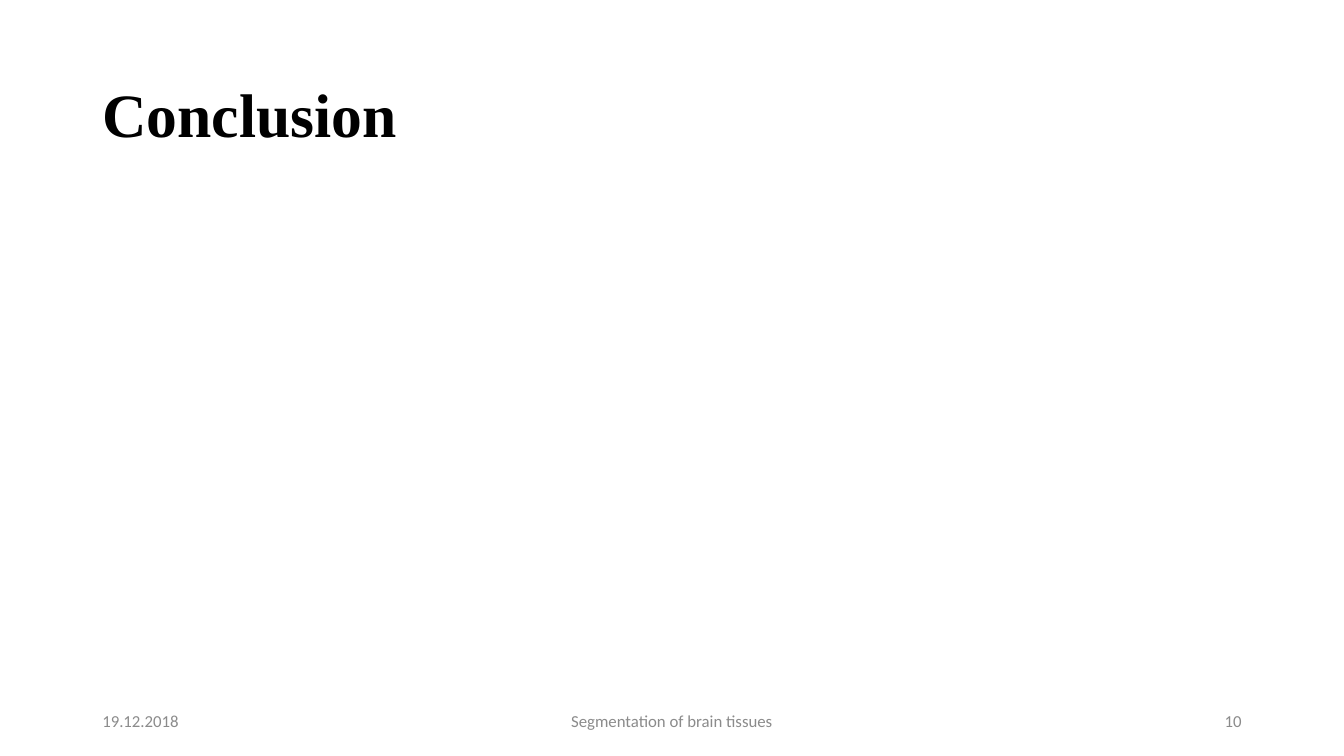
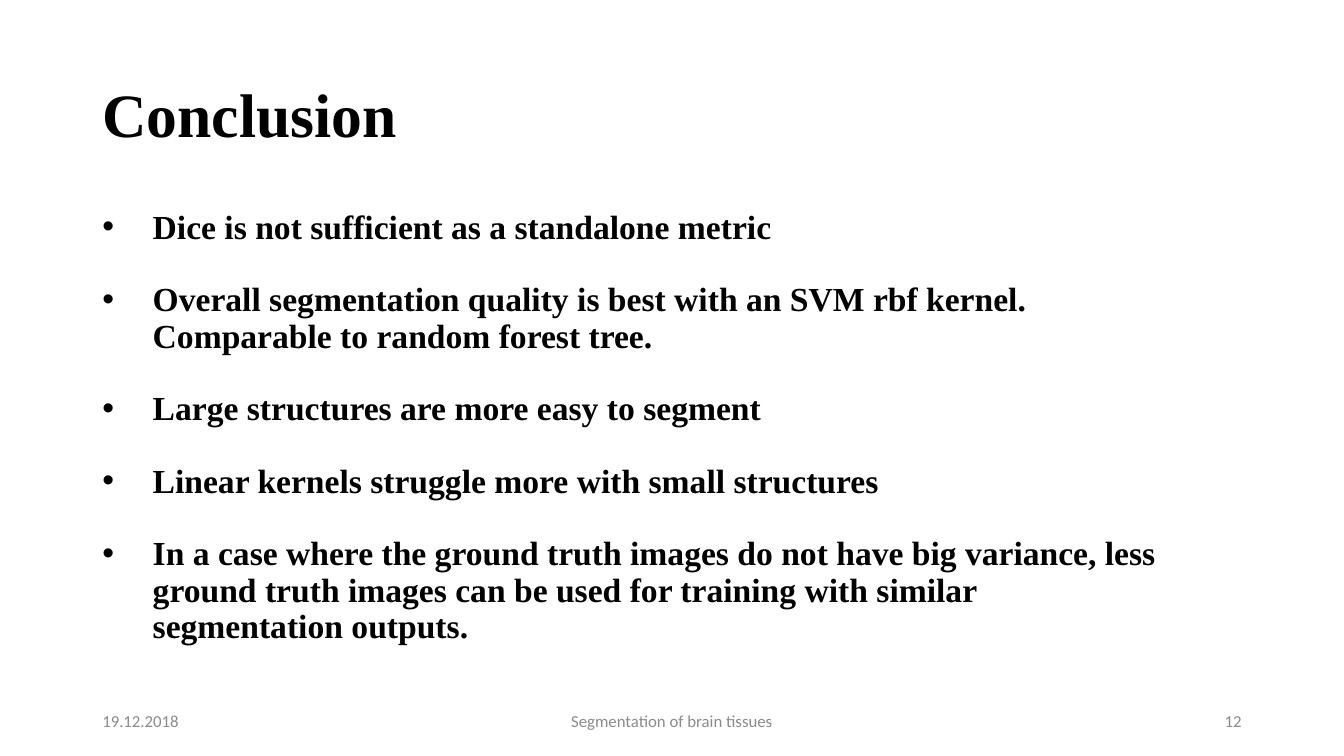
Before and after one commit to mhayoz/MIALab, a slide deck: slide 12 of Final Mialab.pptx (slide 10 before the commit). Drawn at 1344x756 pixels with LibreOffice and Linux fonts; fonts in the diff are those of the drawing; background and template pictures are left out. Boxes give left, top, right and bottom in pixels: in the first picture for what was removed or moved away, otherwise in the second. Text is boxed around its words. In the diff, an @@ line names an element or a change of style, - is before the commit and + after.

```diff
--- a/Final Mialab.pptx
+++ b/Final Mialab.pptx
@@ text added at bbox=[153, 215, 1155, 644], 24 pt, text #000000, bold @@
+• Dice is not sufficient as a standalone metric
+• Overall segmentation quality is best with an SVM rbf kernel. Comparable to random forest tree.
+• Large structures are more easy to segment
+• Linear kernels struggle more with small structures
+• In a case where the ground truth images do not have big variance, less ground truth images can be used for training with similar segmentation outputs.
@@ page number at bbox=[1225, 716, 1242, 727]: text changed @@
-10
+12
```
Also in this commit, not shown: 2 other slides changed, 1 slide added.
